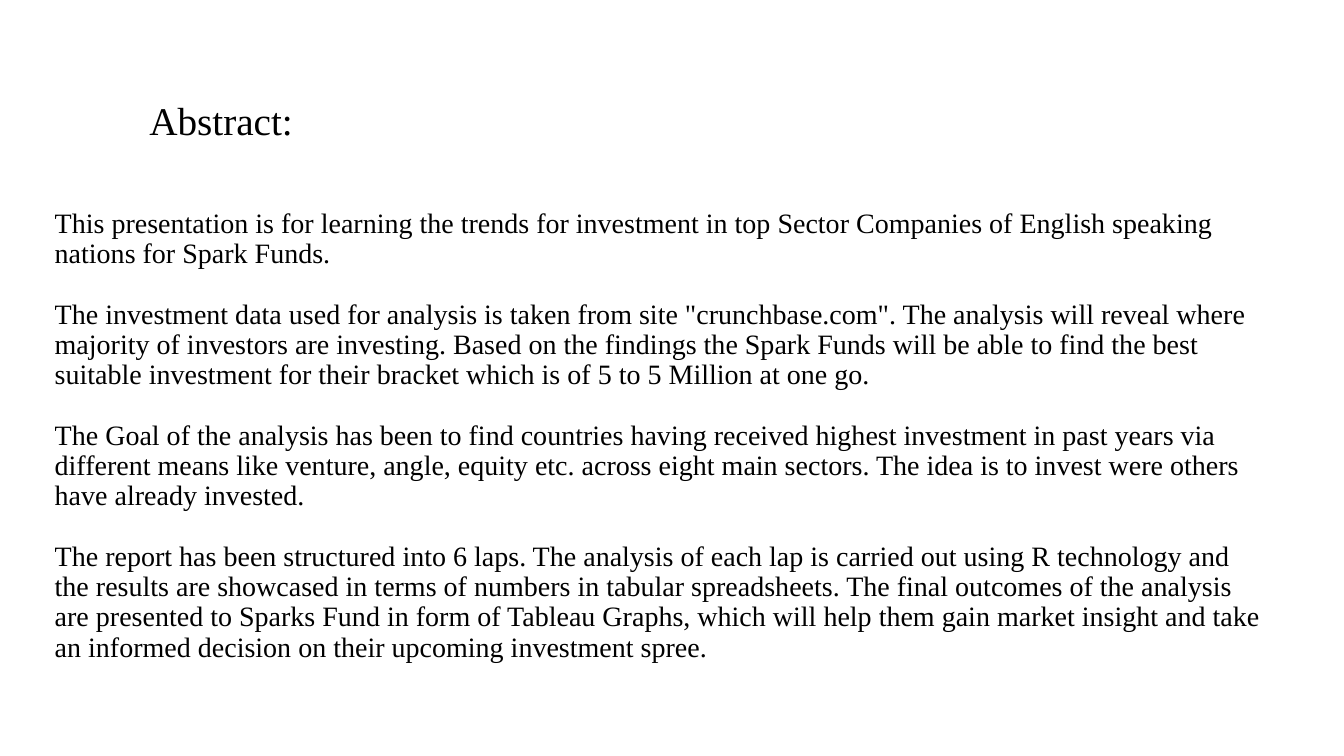
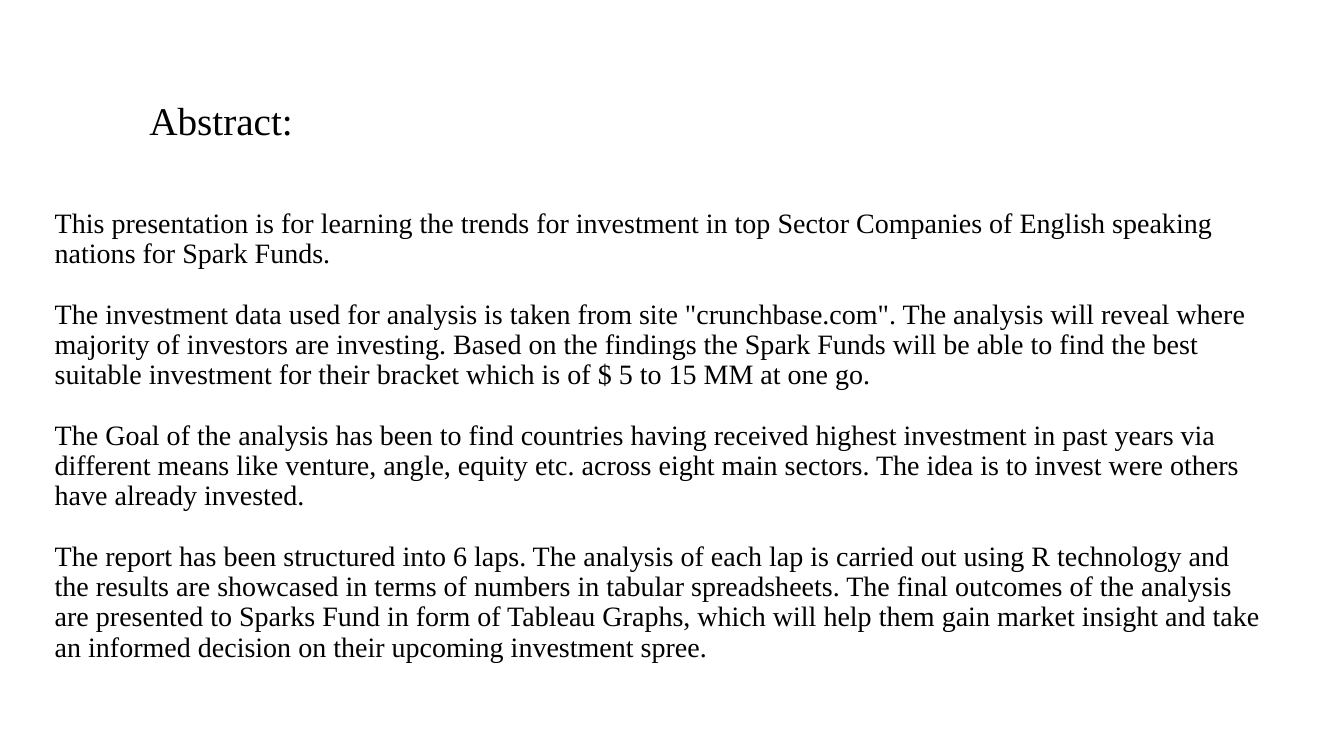
Before and after one commit to Bhumit-t/InvestmentCaseStuday, a slide deck: slide 2 of Spark Funds Presentation.pptx. Drawn at 1344x756 pixels with LibreOffice and Linux fonts; fonts in the diff are those of the drawing; background and template pictures are left out. Boxes give left, top, right and bottom in pixels: in the first picture for what was removed or moved away, otherwise in the second. Text is boxed around its words. In the diff, an @@ line names an element or a change of style, - is before the commit and + after.

```diff
--- a/Spark Funds Presentation.pptx
+++ b/Spark Funds Presentation.pptx
@@ text at [55,213,1260,662]: text changed @@
-This presentation is for learning the trends for investment in top Sector Companies of English speaking nations for Spark Funds.
-The investment data used for analysis is taken from site "crunchbase.com". The analysis will reveal where majority of investors are investing. Based on the findings the Spark Funds will be able to find the best suitable investment for their bracket which is of 5 to 5 Million at one go.
-The Goal of the analysis has been to find countries having received highest investment in past years via different means like venture, angle, equity etc. across eight main sectors. The idea is to invest were others have already invested.
-The report has been structured into 6 laps. The analysis of each lap is carried out using R technology and the results are showcased in terms of numbers in tabular spreadsheets. The final outcomes of the analysis are presented to Sparks Fund in form of Tableau Graphs, which will help them gain market insight and take an informed decision on their upcoming investment spree.
+This presentation is for learning the trends for investment in top Sector Companies of English speaking nations for Spark Funds.
+The investment data used for analysis is taken from site "crunchbase.com". The analysis will reveal where majority of investors are investing. Based on the findings the Spark Funds will be able to find the best suitable investment for their bracket which is of $ 5 to 15 MM at one go.
+The Goal of the analysis has been to find countries having received highest investment in past years via different means like venture, angle, equity etc. across eight main sectors. The idea is to invest were others have already invested.
+The report has been structured into 6 laps. The analysis of each lap is carried out using R technology and the results are showcased in terms of numbers in tabular spreadsheets. The final outcomes of the analysis are presented to Sparks Fund in form of Tableau Graphs, which will help them gain market insight and take an informed decision on their upcoming investment spree.
```
Also in this commit, not shown: 6 other slides changed, 1 slide added, 1 slide removed.
